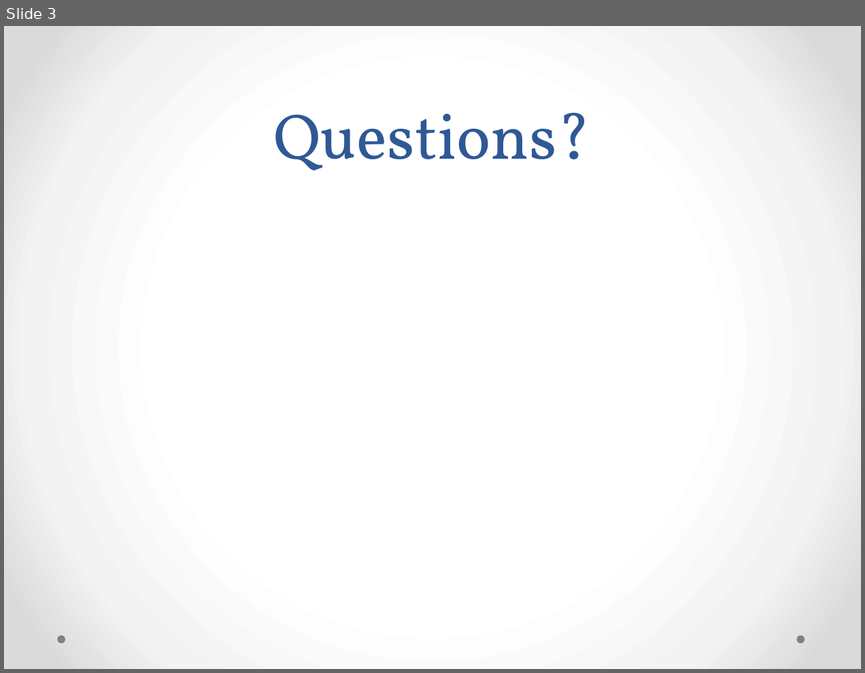
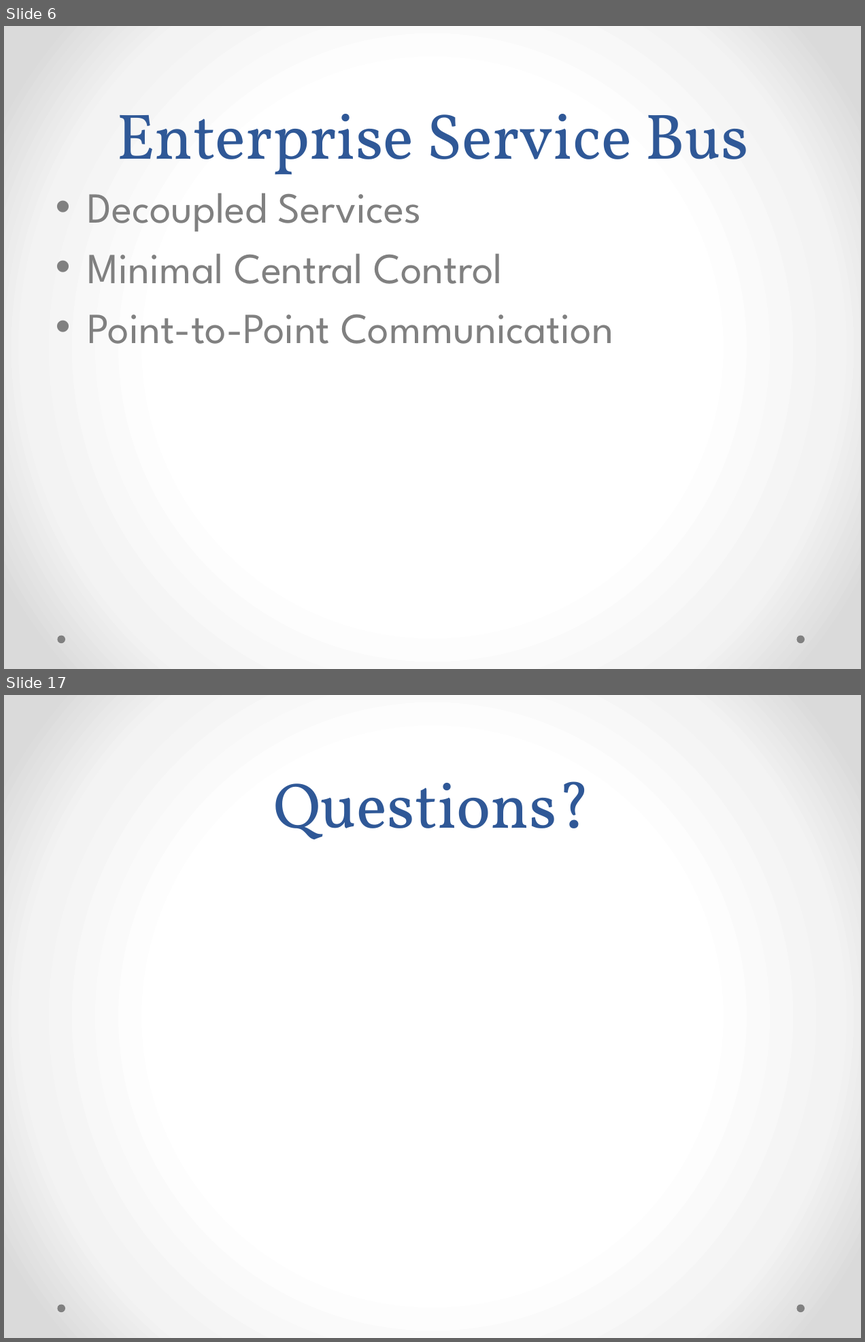
Before and after one commit to ekepes/Presentations, a slide deck: GetOnTheBus/Get on the Bus with MassTransit.pptx. Shown one above the other, each under a label of ours: slide 3 before the commit, slides 6 and 17 after it; the slides between them are not shown. The pictures are 865x673 and 865x1342 pixels, drawn with LibreOffice and Linux fonts; fonts in the diff are those of the drawing. Boxes give left, top, right and bottom in pixels: in the first picture for what was removed or moved away, otherwise in the second. Text is boxed around its words. In the diff, an @@ line names an element or a change of style, - is before the commit and + after.

```diff
--- a/GetOnTheBus/Get on the Bus with MassTransit.pptx
+++ b/GetOnTheBus/Get on the Bus with MassTransit.pptx
@@ slide 6 added at [4, 26, 861, 669], background gradient #FFFFFF to #F4F4F4 to #DADADA; not listed: 2 template elements that a slide beside it also shows @@
@@ title added at [116, 114, 749, 174], 54 pt, text #2F5897 @@
+Enterprise Service Bus
@@ text added at [88, 193, 613, 344], 36 pt, text #808080 @@
+• Decoupled Services
+• Minimal Central Control
+• Point-to-Point Communication
@@ what was slide 3 is now slide 17 @@
```
Also in this commit, not shown: 3 slides changed, 13 other slides added, 1 other file.
